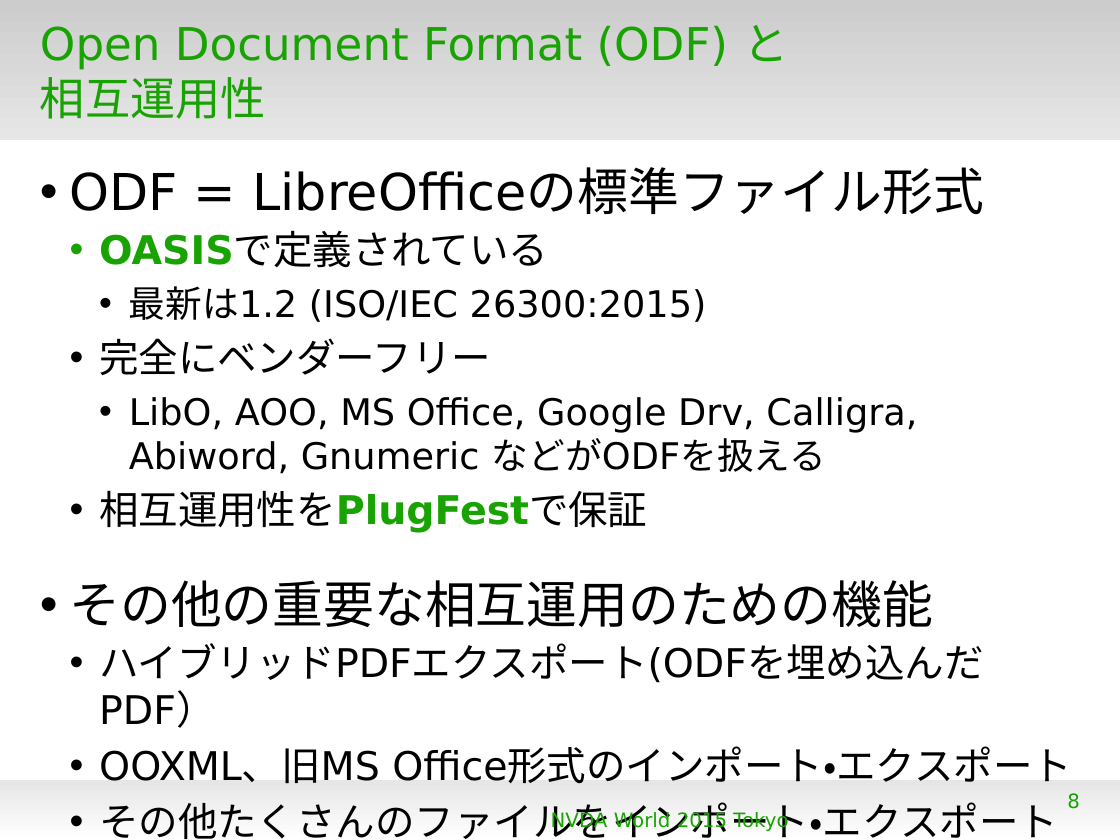
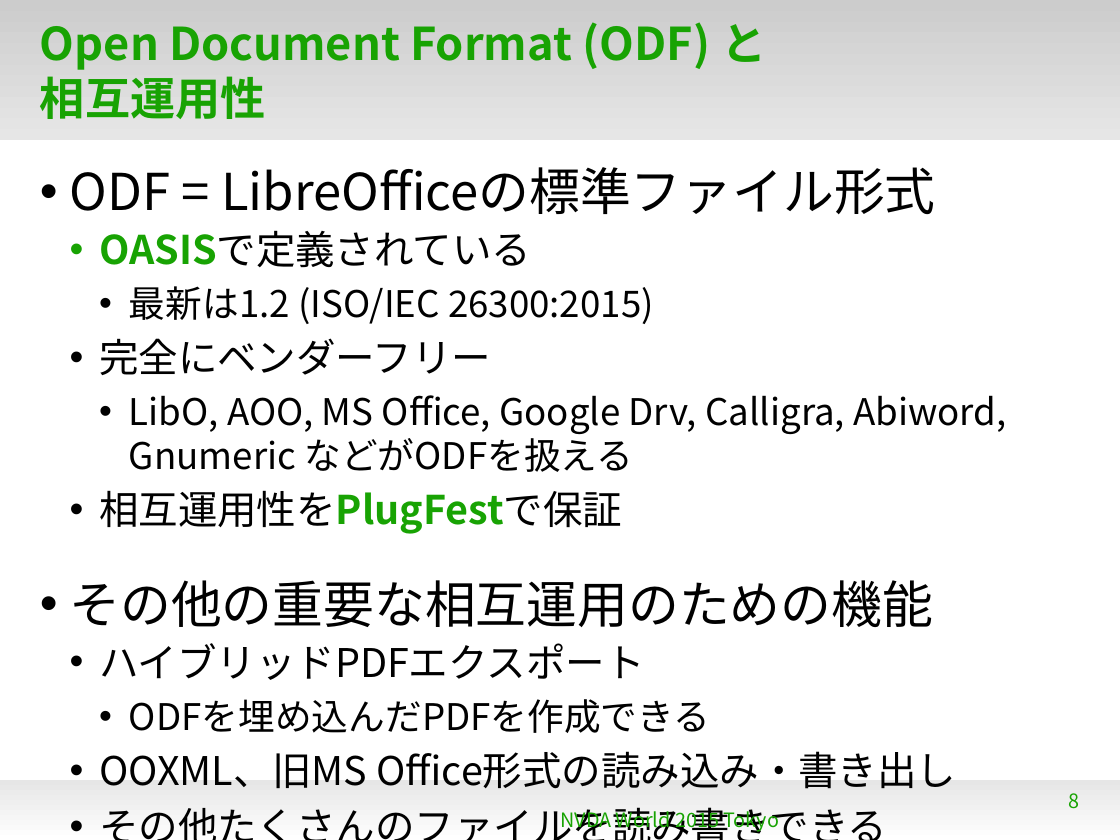
Before and after one commit to naruoga/KantoLibreOffice, a slide deck: slide 8 of others/NVDAworld2015.odp. Drawn at 1120x840 pixels with LibreOffice and Linux fonts; fonts in the diff are those of the drawing; background and template pictures are left out. Boxes give left, top, right and bottom in pixels: in the first picture for what was removed or moved away, otherwise in the second. Text is boxed around its words. In the diff, an @@ line names an element or a change of style, - is before the commit and + after.

```diff
--- a/others/NVDAworld2015.odp
+++ b/others/NVDAworld2015.odp
@@ title "Open Document Format (ODF) と ..." at [40, 22, 766, 119]: font DejaVu Sans to Noto Sans CJK JP, bold on @@
@@ text at [70, 167, 1006, 627]: font DejaVu Sans to Noto Sans CJK JP in "ODF = LibreOfficeの標準ファイル形式", "OASISで定義されている", "最新は1.2 (ISO/IEC 26300:2015)", "完全にベンダーフリー" and 3 more places @@
@@ text at [99, 643, 956, 789]: text changed; font DejaVu Sans to Noto Sans CJK JP @@
-  • ハイブリッドPDFエクスポート(ODFを埋め込んだPDF）
-  • OOXML、旧MS Office形式のインポート・エクスポート
-  • その他たくさんのファイルをインポート・エクスポート可能
+  • ハイブリッドPDFエクスポート
+    • ODFを埋め込んだPDFを作成できる
+  • OOXML、旧MS Office形式の読み込み・書き出し
+  • その他たくさんのファイルを読み書きできる
@@ text "NVDA World 2015 Tokyo" at [560, 807, 780, 834]: font DejaVu Sans to Noto Sans CJK JP @@
@@ page number at [1069, 793, 1080, 809]: font DejaVu Sans to Noto Sans CJK JP @@
```
Also in this commit, not shown: 23 other slides changed.
